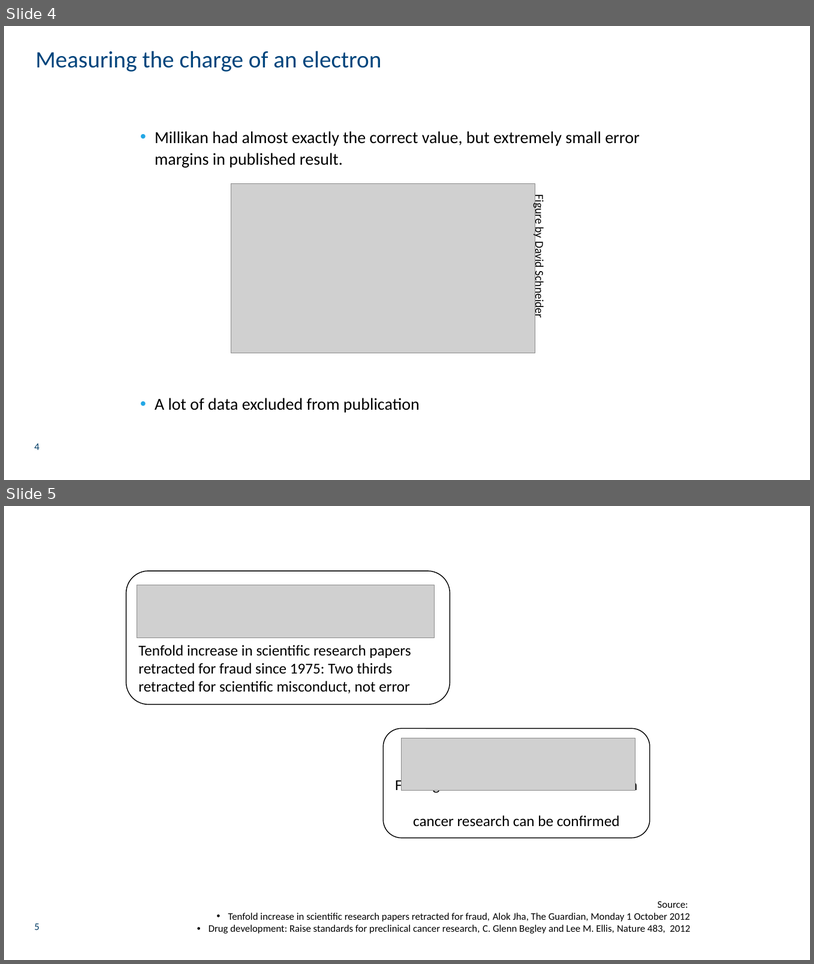
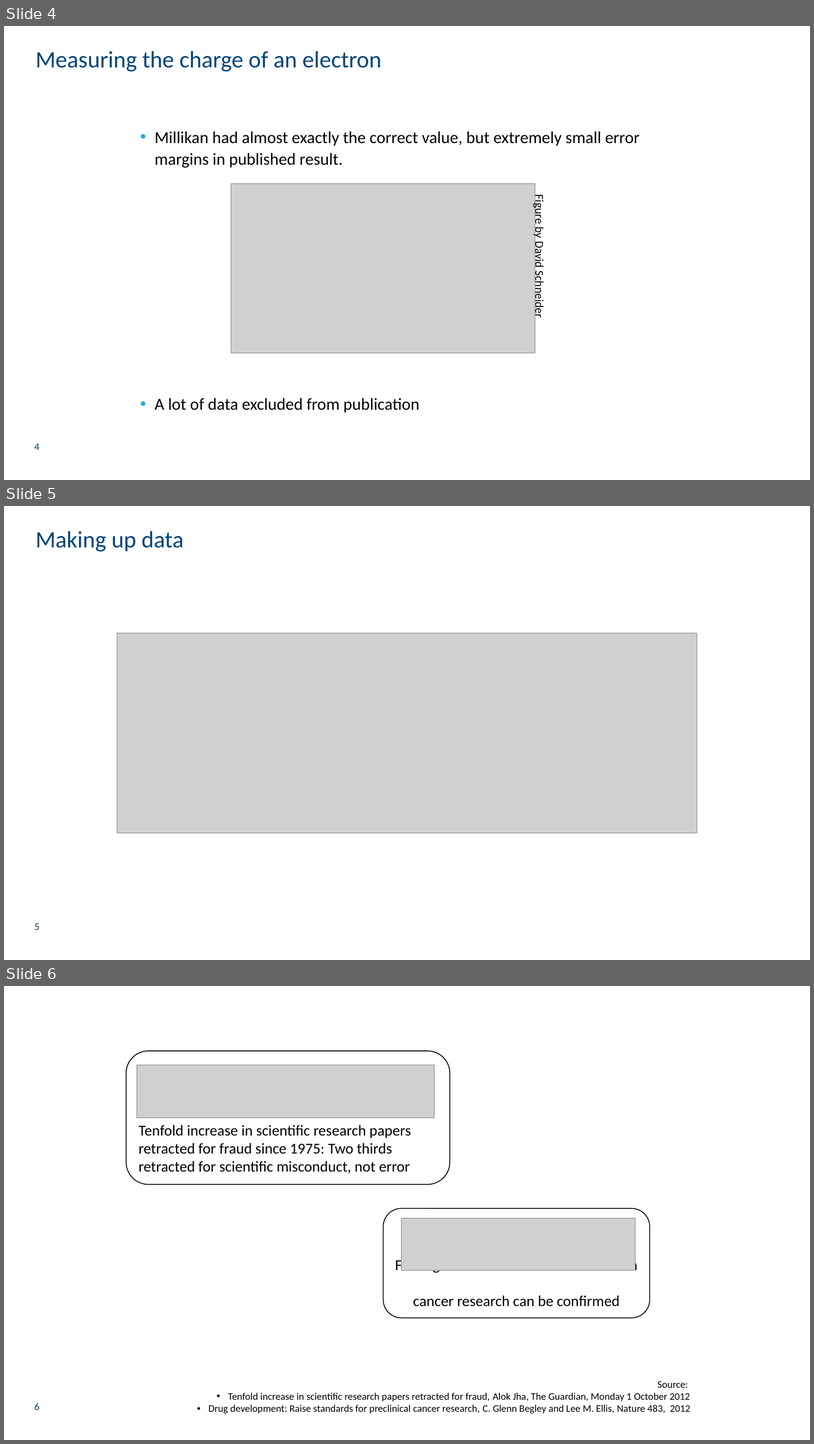
Before and after one commit to babrodtk/PythonIntro, a slide deck: PythonIntro.pptx. Shown one above the other, each under a label of ours: slides 4 and 5 before the commit, slides 4, 5 and 6 after it. The pictures are 814x964 and 814x1444 pixels, drawn with LibreOffice and Linux fonts; fonts in the diff are those of the drawing; grey boxes stand for pictures; background and template pictures are left out. Boxes give left, top, right and bottom in pixels: in the first picture for what was removed or moved away, otherwise in the second. Text is boxed around its words. In the diff, an @@ line names an element or a change of style, - is before the commit and + after.

```diff
--- a/PythonIntro.pptx
+++ b/PythonIntro.pptx
@@ slide 5 added at [4,506,810,960], background #FFFFFF @@
@@ text added at [36,531,183,552], 28 pt, text #00447C @@
+Making up data
@@ picture added at [117,633,697,833] @@
@@ page number added at [35,923,39,930], 12 pt, text #003C65 @@
+5
@@ what was slide 5 is now slide 6 @@
@@ page number at [35,1402,39,1410]: text changed @@
-5
+6
```
Also in this commit, not shown: 1 other slide added.
